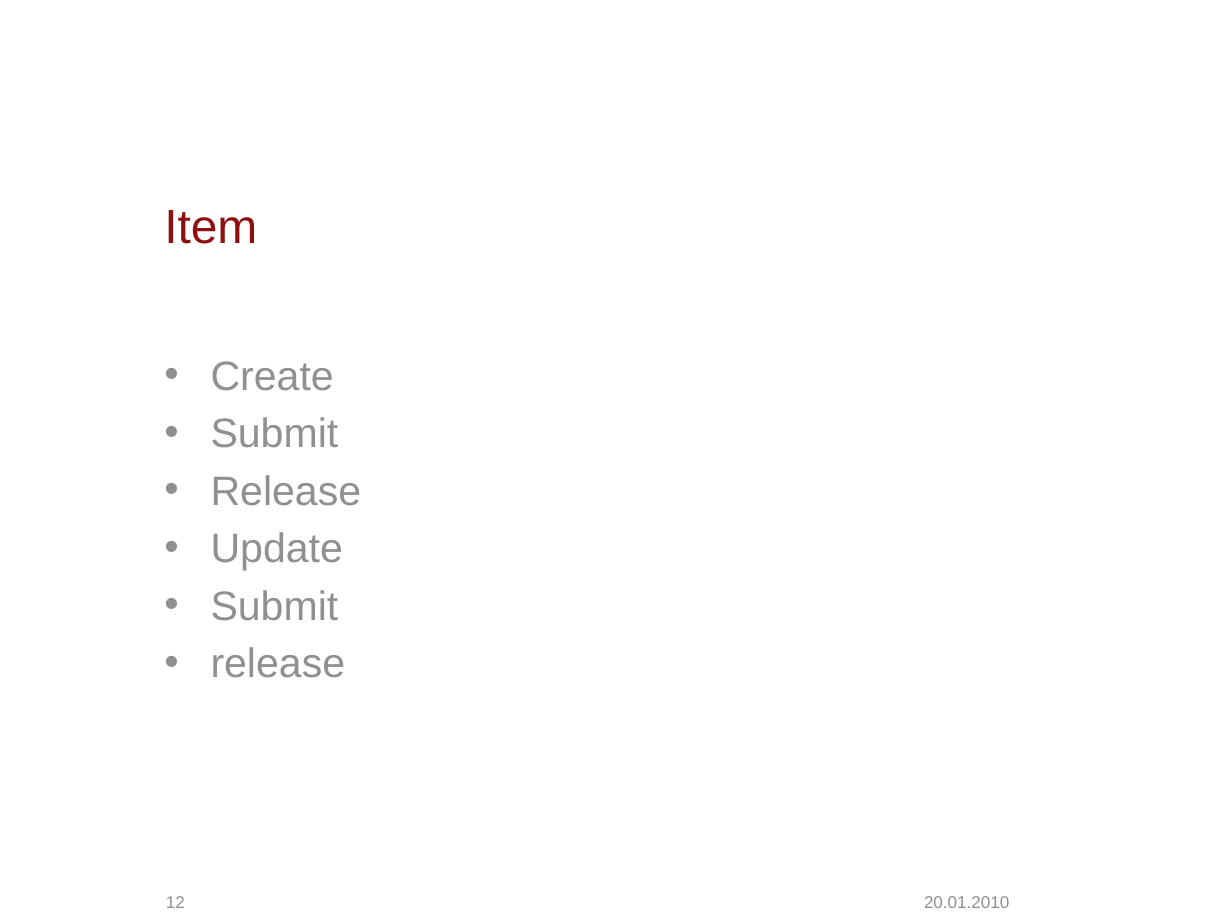
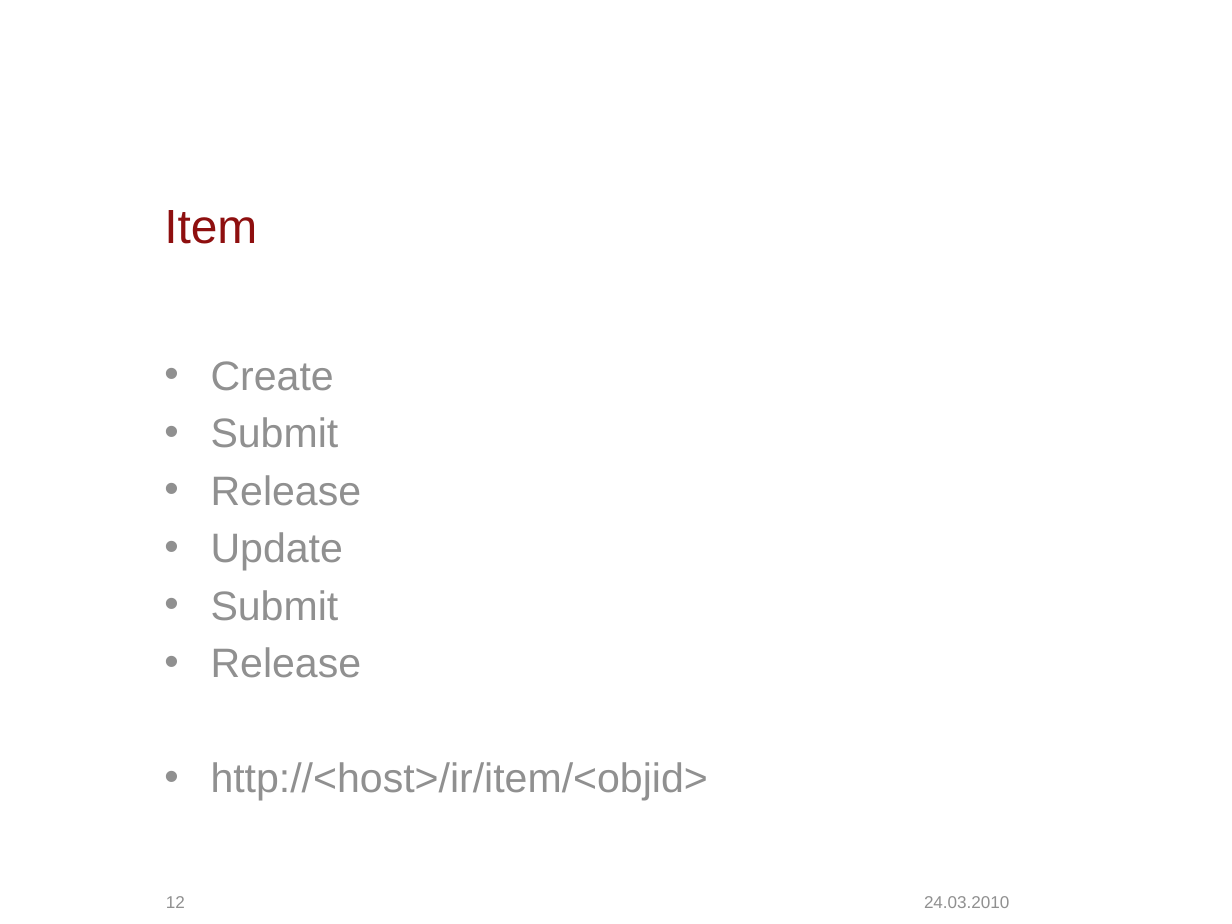
Before and after one commit to escidoc/escidoc-examples, a slide deck: slide 12 of doc/presentation.pptx. Drawn at 1232x924 pixels with LibreOffice and Linux fonts; fonts in the diff are those of the drawing; background and template pictures are left out. Boxes give left, top, right and bottom in pixels: in the first picture for what was removed or moved away, otherwise in the second. Text is boxed around its words. In the diff, an @@ line names an element or a change of style, - is before the commit and + after.

```diff
--- a/doc/presentation.pptx
+++ b/doc/presentation.pptx
@@ text at (211, 647, 708, 800): text changed @@
-• release
+• Release
+• http://<host>/ir/item/<objid>
@@ text at (924, 896, 1009, 908): text changed @@
-20.01.2010
+24.03.2010
```
Also in this commit, not shown: 14 other slides changed, 1 slide added.
